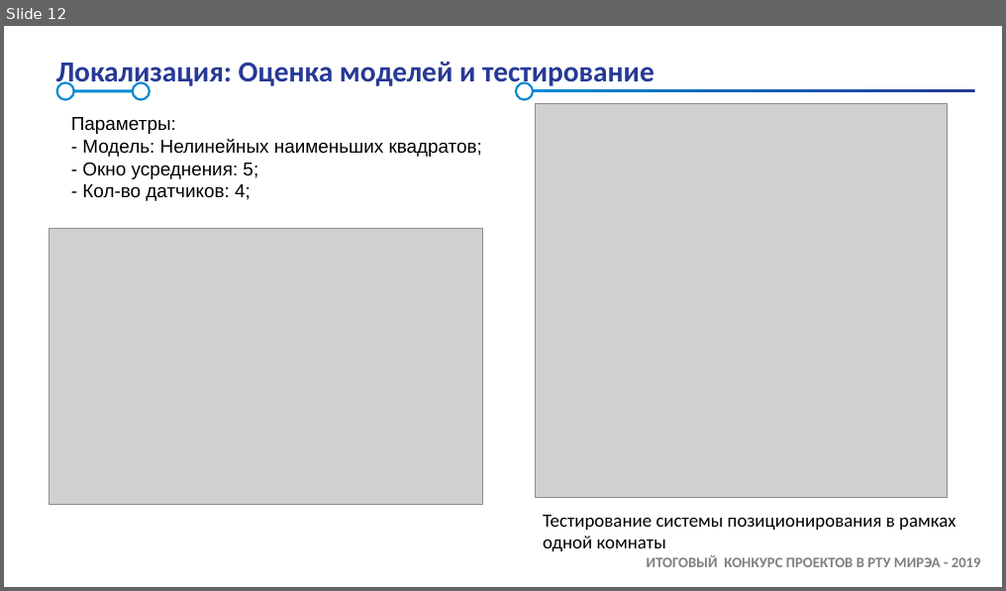
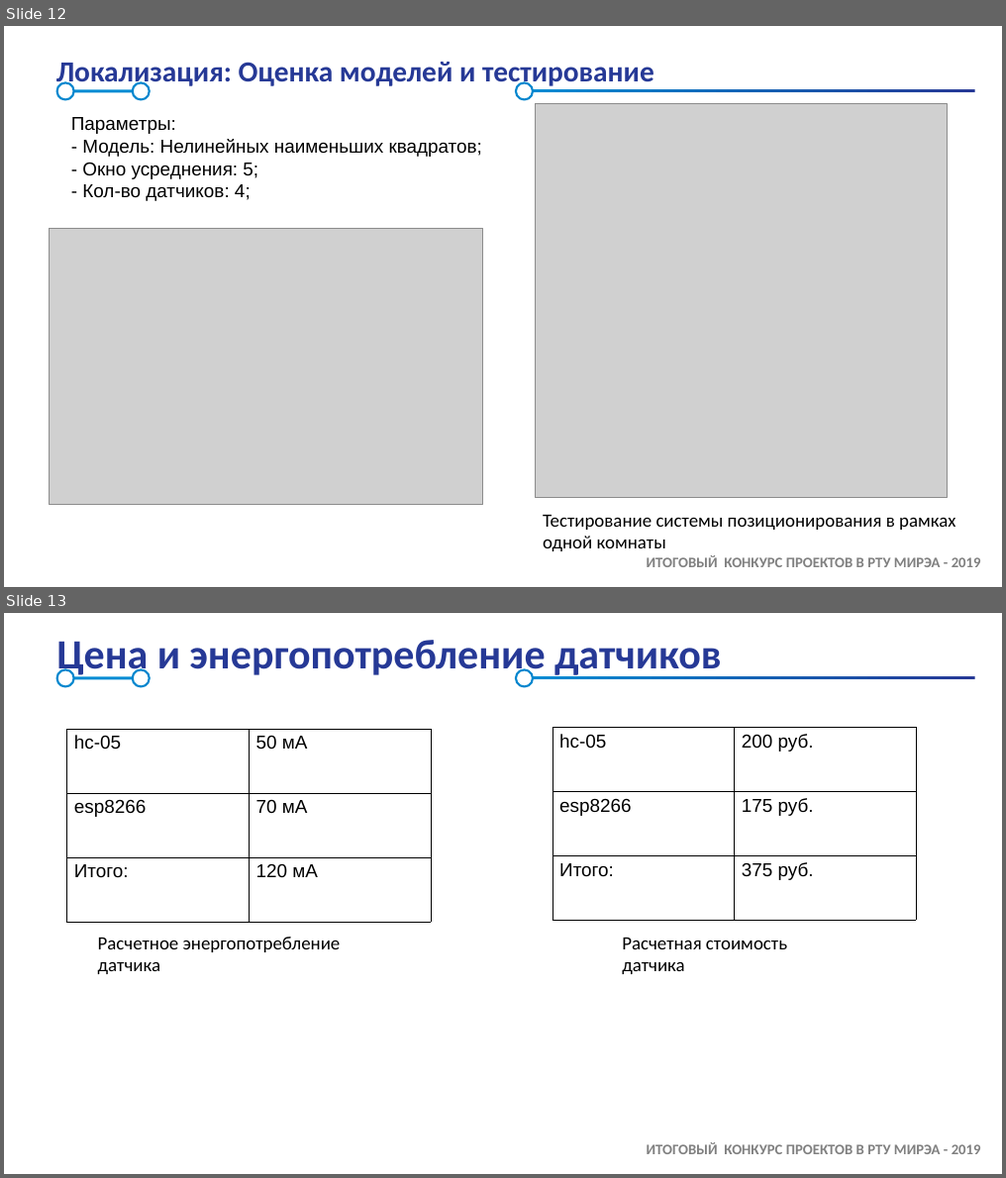
Before and after one commit to Erigara/STS, a slide deck: SAMSUNG_STS_2019.pptx. Shown one above the other, each under a label of ours: slide 12 before the commit, slides 12 and 13 after it. The pictures are 1006x591 and 1006x1178 pixels, drawn with LibreOffice and Linux fonts; fonts in the diff are those of the drawing; grey boxes stand for pictures; background and template pictures are left out. Boxes give left, top, right and bottom in pixels: in the first picture for what was removed or moved away, otherwise in the second. Text is boxed around its words. In the diff, an @@ line names an element or a change of style, - is before the commit and + after.

Commit message:
presentation update

```diff
--- a/SAMSUNG_STS_2019.pptx
+++ b/SAMSUNG_STS_2019.pptx
@@ slide 13 added at (4, 613, 1002, 1174), background #FFFFFF; not listed: 7 template elements that a slide beside it also shows @@
@@ text added at (56, 640, 721, 679), 40 pt, text #263996, bold @@
+Цена и энергопотребление датчиков
@@ table added at (67, 729, 431, 922), 3 rows, 2 columns @@
+hc-05 | 50 мА
+esp8266 | 70 мА
+Итого: | 120 мА
@@ table added at (552, 728, 916, 921), 3 rows, 2 columns @@
+hc-05 | 200 руб.
+esp8266 | 175 руб.
+Итого: | 375 руб.
@@ text added at (98, 937, 341, 974), 18 pt, text #000000 @@
+Расчетное энергопотребление датчика
@@ text added at (622, 938, 787, 974), 18 pt, text #000000 @@
+Расчетная стоимость датчика
```
Also in this commit, not shown: 12 other slides changed, 1 other file.
